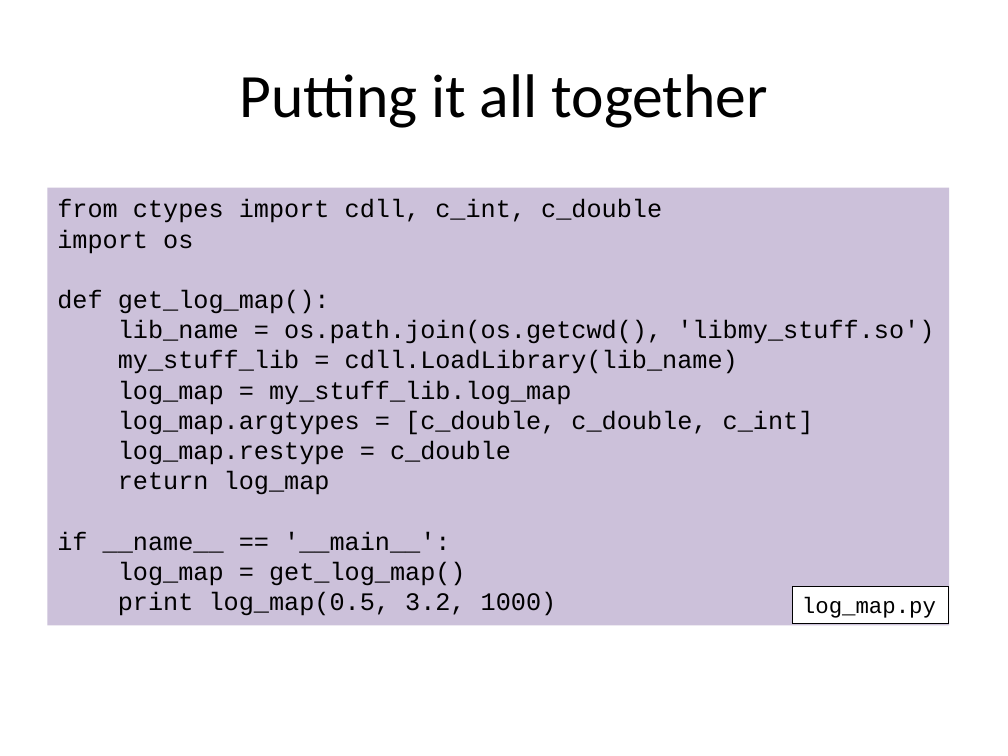
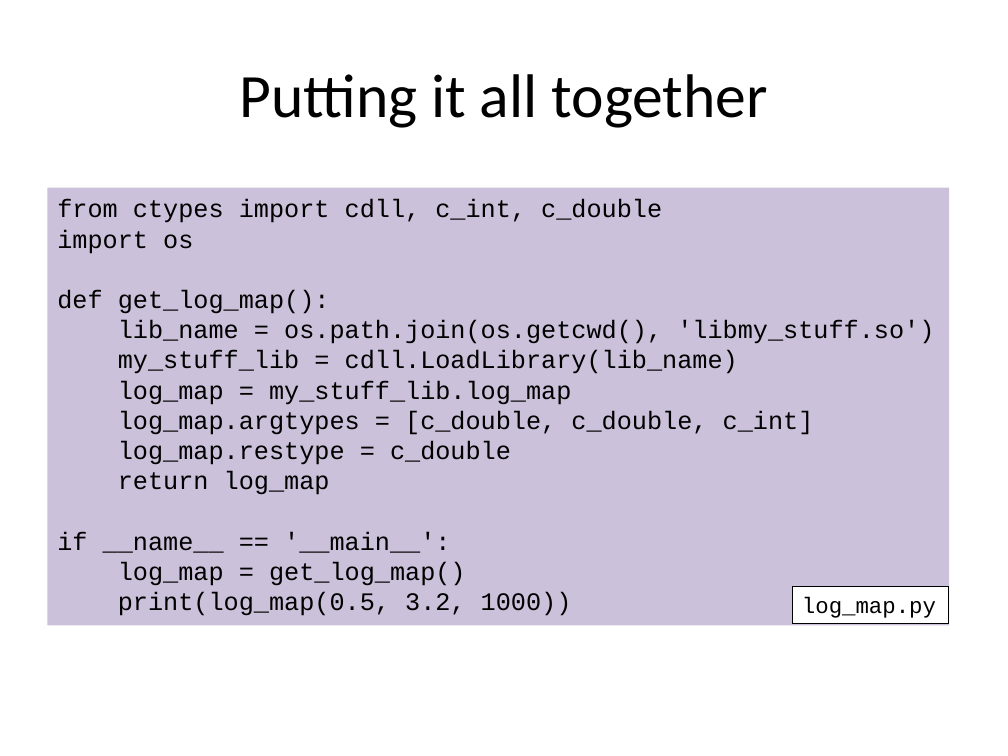
Before and after one commit to gjbex/training-material, a slide deck: slide 10 of Python/Interfacing_C_C++_Fortran/python-interfacing.pptx. Drawn at 1008x756 pixels with LibreOffice and Linux fonts; fonts in the diff are those of the drawing. Boxes give left, top, right and bottom in pixels: in the first picture for what was removed or moved away, otherwise in the second. Text is boxed around its words. In the diff, an @@ line names an element or a change of style, - is before the commit and + after.

```diff
--- a/Python/Interfacing_C_C++_Fortran/python-interfacing.pptx
+++ b/Python/Interfacing_C_C++_Fortran/python-interfacing.pptx
@@ text in rectangle at [118, 592, 572, 616]: text changed @@
-print log_map(0.5, 3.2, 1000)
+print(log_map(0.5, 3.2, 1000))
```
Also in this commit, not shown: 7 other slides changed.
